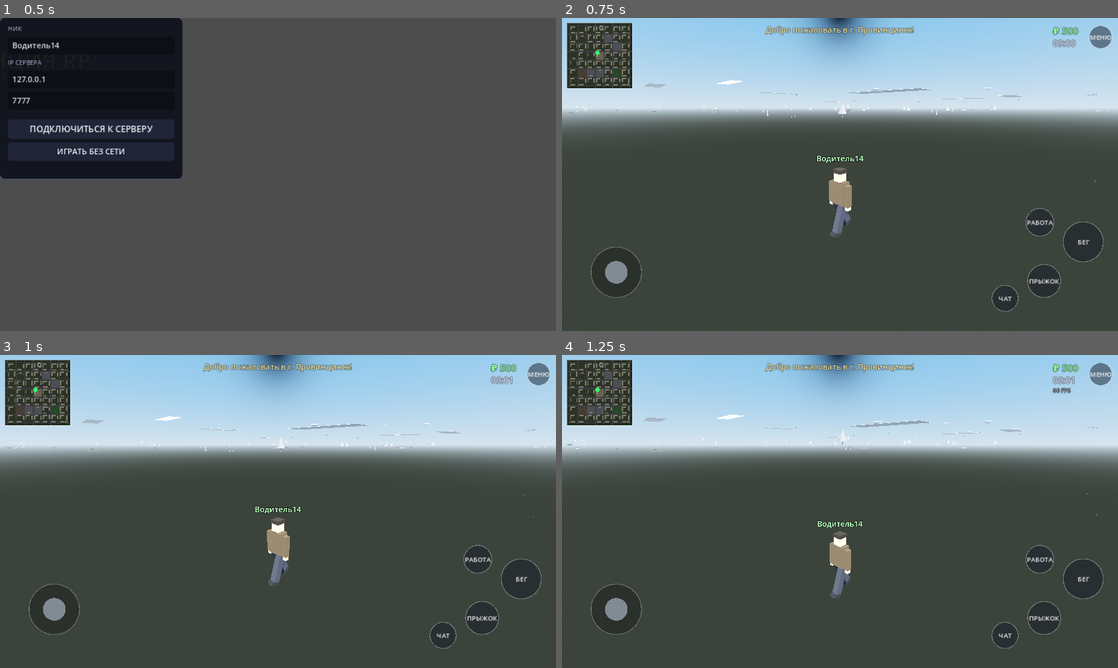
Above: before the commit, frames 1-4 (two rows, left to right).
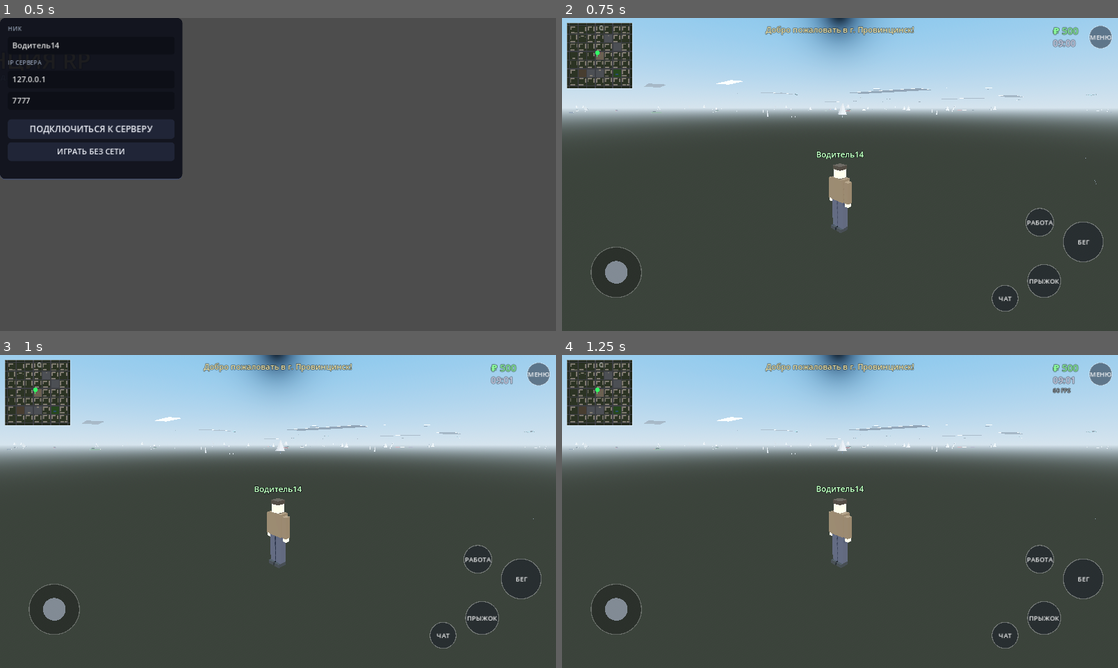
Above: after the commit, the same moments.

Repository: mimistr036-coder/launcher
Game: Godot game, scene res://br/boot.tscn
The game is run twice, just before and just after one commit, with the same random seed, the same clock (stepped at 60 frames per second) and the same inputs.
Inputs:
- Up to frame 1 (0.5 s): no input
- Up to frame 2 (0.75 s): click "ИГРАТЬ БЕЗ СЕТИ" at 0.5 s
- Up to frame 3 (1 s): no input
- Up to frame 4 (1.25 s): no input

Frame 1 is identical in both runs. In frame 2, 0.5% of the frame differs, in the area x 2-97%, y 20-71%; in frame 3, 1.4%; in frame 4, 1.8%, in the area x 0-99%, y 19-78%.

Commit message:
fix: коллизия пола под всем городом (игрок проваливался сквозь дорогу); автотест ловит провал под карту
Co-authored-by: arena-agent <297053741+arena-agent@users.noreply.github.com>

Diff:
--- a/game/br/boot.gd
+++ b/game/br/boot.gd
@@ -108,6 +108,9 @@
 				elif world.city.job_points.size() < 5:
 					ok = false
 					why = "job_points=" + str(world.city.job_points.size())
+				elif world.player.global_position.y < -3.0:
+					ok = false
+					why = "player fell under map (y=" + str(world.player.global_position.y) + ")"
 			_autotest_done = true
 			if ok:
 				print("[AUTOTEST] OK cars=", world.cars.size(), " npcs=", world.npcs.size(),
--- a/game/br/city_builder.gd
+++ b/game/br/city_builder.gd
@@ -228,6 +228,8 @@
 	var asph = TL.ground("asphalt")
 	var L := 2.0 * HALF + ROAD_W
 	var gsize := L + 120.0
+	# сплошной пол-коллизия под всем городом (верх ровно на y=0, как верх дорог)
+	_col_box(Vector3(0, -0.5, 0), Vector3(gsize, 1.0, gsize))
 	# трава вокруг города
 	_box(grass, Vector3(0, -0.1, -HALF - ROAD_W * 0.5 - 30.0), Vector3(gsize, 0.2, 60.0))
 	_box(grass, Vector3(0, -0.1, HALF + ROAD_W * 0.5 + 30.0), Vector3(gsize, 0.2, 60.0))
